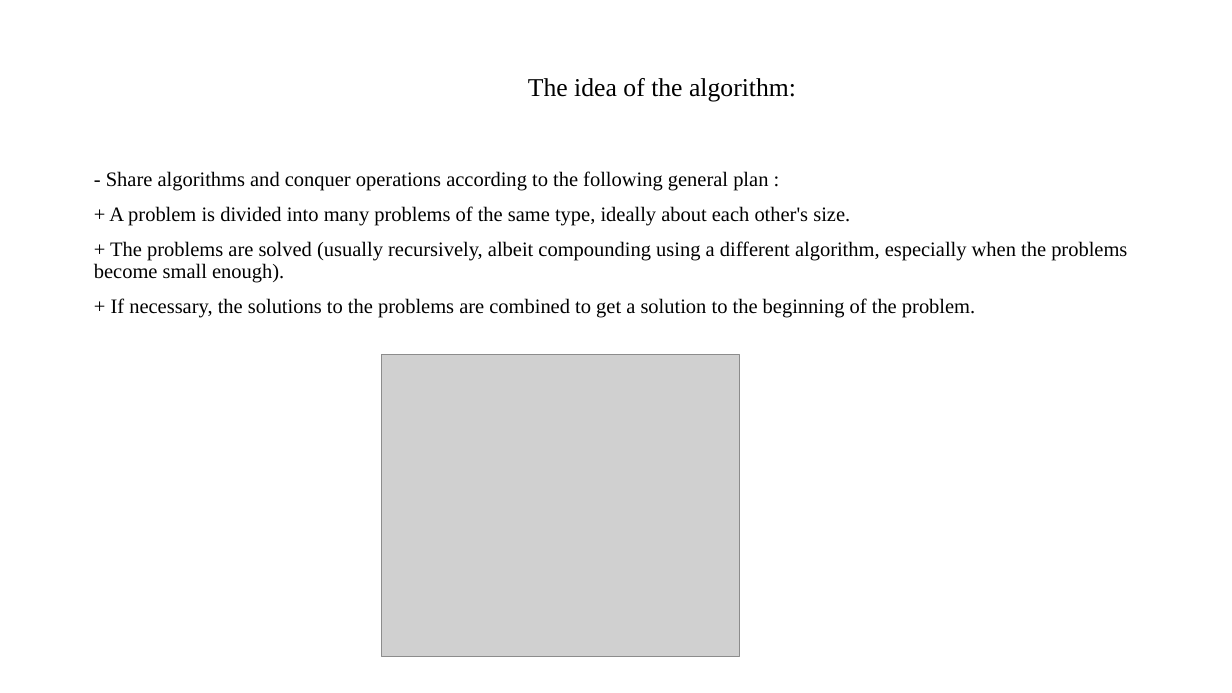
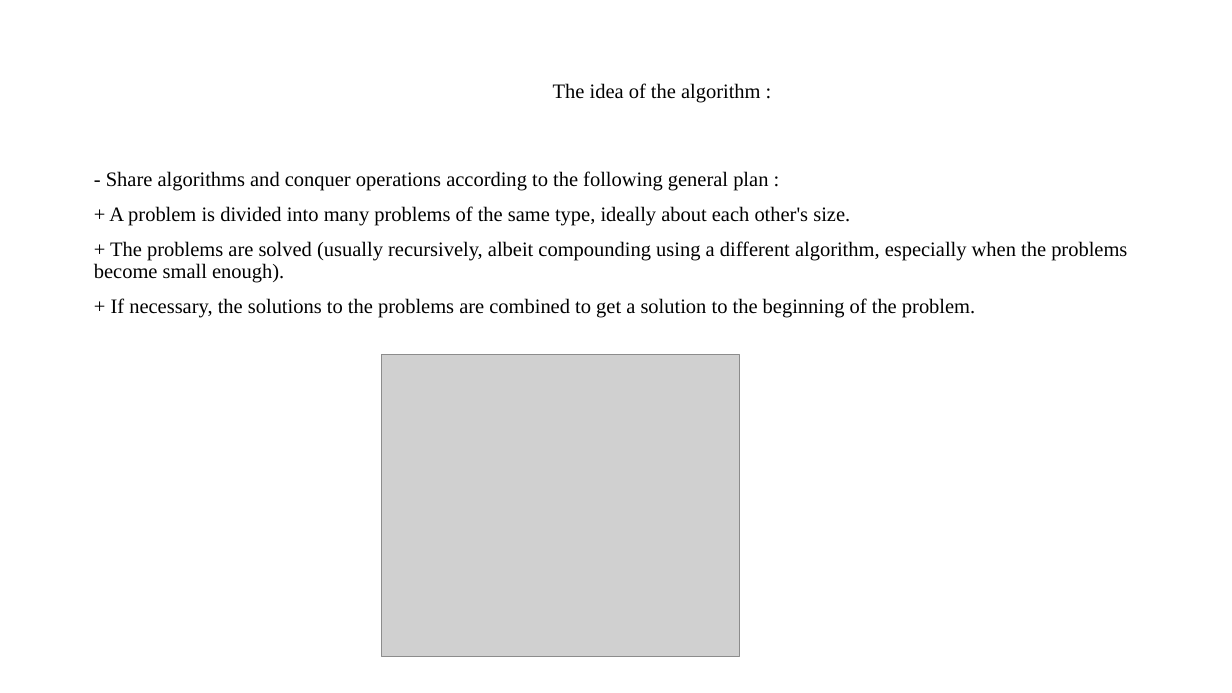
Before and after one commit to nqcccccc/designAndAlgorithm, a slide deck: slide 10 of bestone/BLANC.pptx. Drawn at 1232x693 pixels with LibreOffice and Linux fonts; fonts in the diff are those of the drawing; grey boxes stand for pictures. Boxes give left, top, right and bottom in pixels: in the first picture for what was removed or moved away, otherwise in the second. Text is boxed around its words. In the diff, an @@ line names an element or a change of style, - is before the commit and + after.

```diff
--- a/bestone/BLANC.pptx
+++ b/bestone/BLANC.pptx
@@ title at (553,83,761,103): text changed; size 20 to 16 pt @@
-The idea of the algorithm:
+The idea of the algorithm :
```
Also in this commit, not shown: 33 other slides changed.
